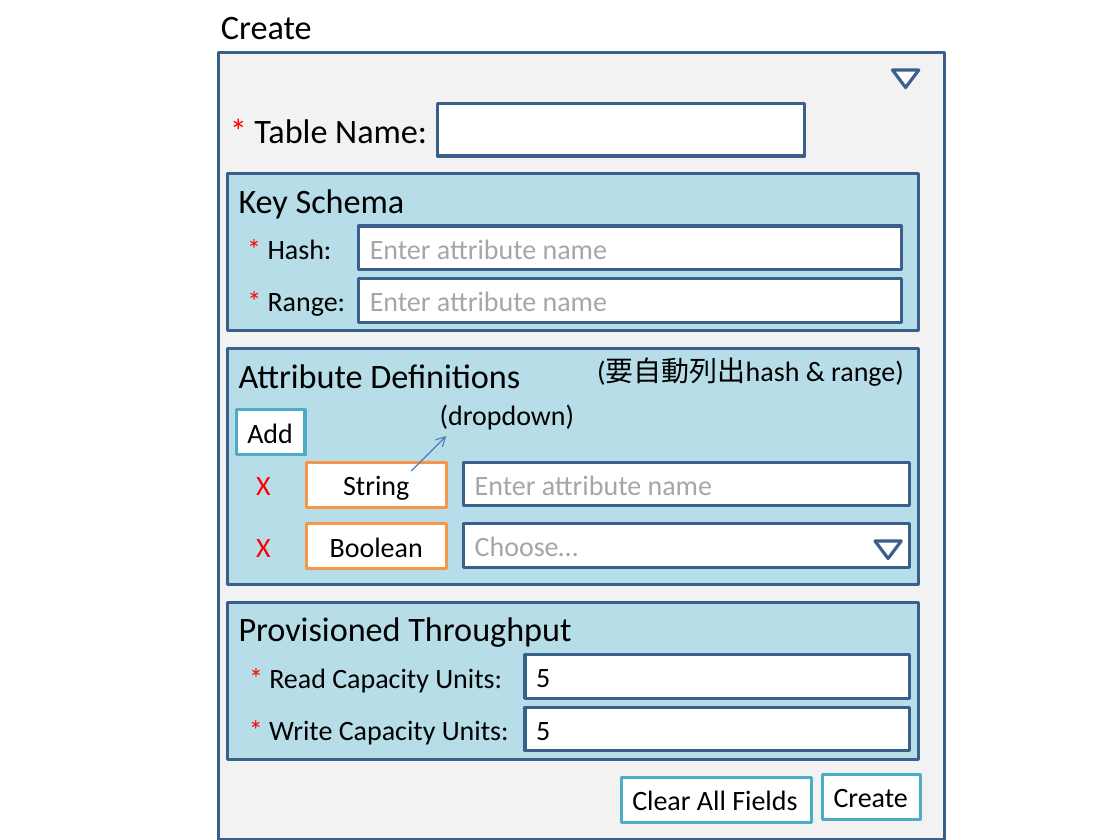
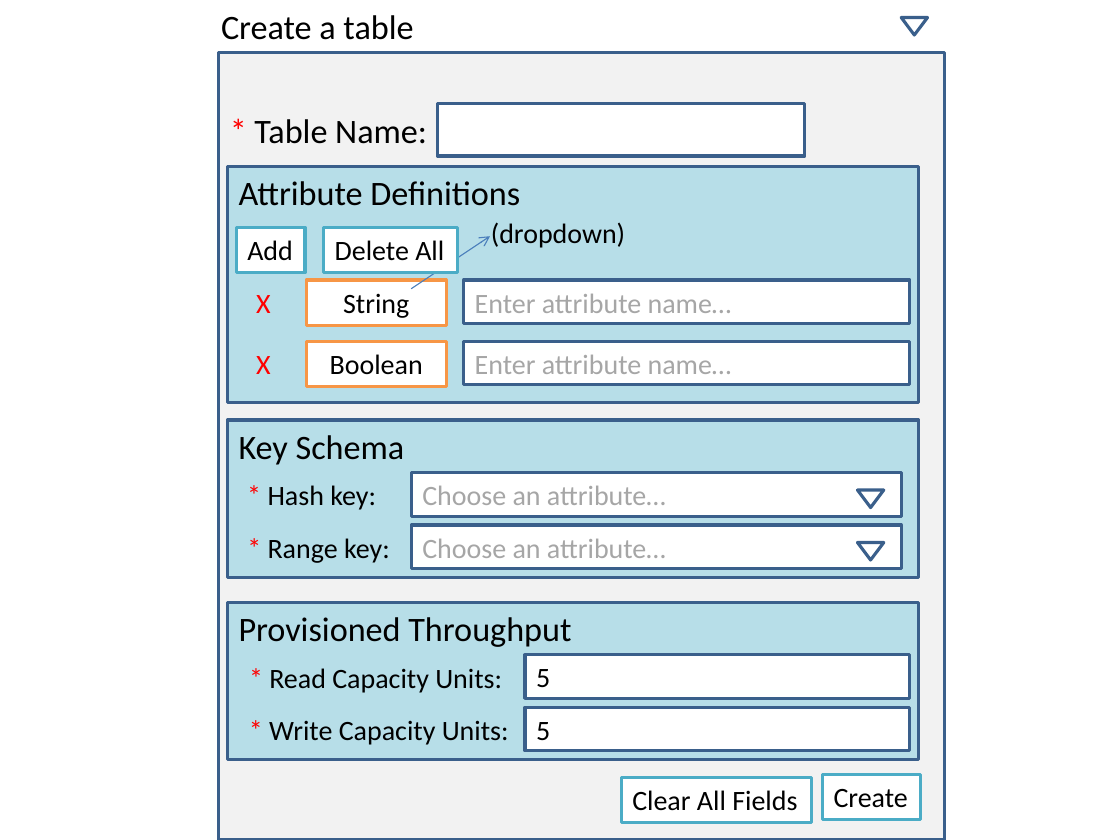
Before and after one commit to joycejoyce/DynamoDBManager, a slide deck: slide 7 of design/DynamoDB Manager.pptx. Drawn at 1120x840 pixels with LibreOffice and Linux fonts; fonts in the diff are those of the drawing. Boxes give left, top, right and bottom in pixels: in the first picture for what was removed or moved away, otherwise in the second. Text is boxed around its words. In the diff, an @@ line names an element or a change of style, - is before the commit and + after.

Commit message:
Create a table page (on-going)

```diff
--- a/design/DynamoDB Manager.pptx
+++ b/design/DynamoDB Manager.pptx
@@ text at bbox=[221, 15, 413, 40]: text changed @@
-Create
+Create a table
@@ flow chart merge: place and size @@
-flow chart merge at bbox=[893, 71, 918, 88]
+flow chart merge at bbox=[902, 18, 927, 36]
@@ 2 rectangles, 2 texts: place and size @@
-2 rectangles, 2 texts at bbox=[227, 348, 918, 585]
+2 rectangles, 2 texts at bbox=[227, 166, 918, 402]
@@ text "(dropdown)": place and size @@
-text "(dropdown)" at bbox=[440, 404, 574, 430]
+text "(dropdown)" at bbox=[491, 222, 625, 248]
@@ 3 rectangles, 1 text: place and size @@
-3 rectangles, 1 text at bbox=[236, 410, 909, 507]
+3 rectangles, 1 text at bbox=[236, 227, 909, 325]
@@ rectangle added at bbox=[324, 227, 457, 272], fill #FFFFFF, outline #4BACC6 2 pt, 18 pt, text #000000 @@
+Delete All
@@ arrow moved from (411, 472) - (446, 436) to (411, 289) - (489, 236) @@
@@ text in rectangle at bbox=[475, 294, 732, 313]: text changed @@
-Enter attribute name
+Enter attribute name…
@@ rectangle "Enter attribute name…": place and size @@
-rectangle "Enter attribute name…" at bbox=[358, 279, 900, 323]
+rectangle "Enter attribute name…" at bbox=[464, 342, 909, 385]
@@ text in rectangle at bbox=[475, 355, 732, 374]: text changed @@
-Enter attribute name
+Enter attribute name…
@@ text removed at bbox=[597, 358, 904, 386] @@
-(要自動列出hash & range)
@@ text "Key Schema": place and size @@
-text "Key Schema" at bbox=[239, 189, 405, 219]
+text "Key Schema" at bbox=[239, 435, 405, 465]
@@ rectangle: place and size @@
-rectangle at bbox=[227, 174, 918, 332]
+rectangle at bbox=[227, 420, 918, 578]
@@ rectangle "Choose an attribute…": place and size @@
-rectangle "Choose an attribute…" at bbox=[358, 226, 900, 270]
+rectangle "Choose an attribute…" at bbox=[411, 473, 902, 516]
@@ text at bbox=[268, 485, 376, 510]: text changed @@
-* Hash:
+* Hash key:
@@ text in rectangle at bbox=[422, 486, 666, 505]: text changed @@
-Enter attribute name
+Choose an attribute…
@@ flow chart merge added at bbox=[858, 491, 884, 508], fill #FFFFFF, outline #3A5F8C 2 pt @@
@@ text at bbox=[268, 538, 390, 563]: text changed @@
-* Range:
+* Range key:
@@ rectangle "Choose an attribute…": place and size @@
-rectangle "Choose an attribute…" at bbox=[464, 523, 909, 567]
+rectangle "Choose an attribute…" at bbox=[411, 525, 902, 569]
@@ text in rectangle at bbox=[422, 539, 666, 558]: text changed @@
-Choose…
+Choose an attribute…
@@ flow chart merge: place and size @@
-flow chart merge at bbox=[875, 541, 900, 559]
+flow chart merge at bbox=[858, 542, 884, 560]
```
Also in this commit, not shown: 6 other files.
